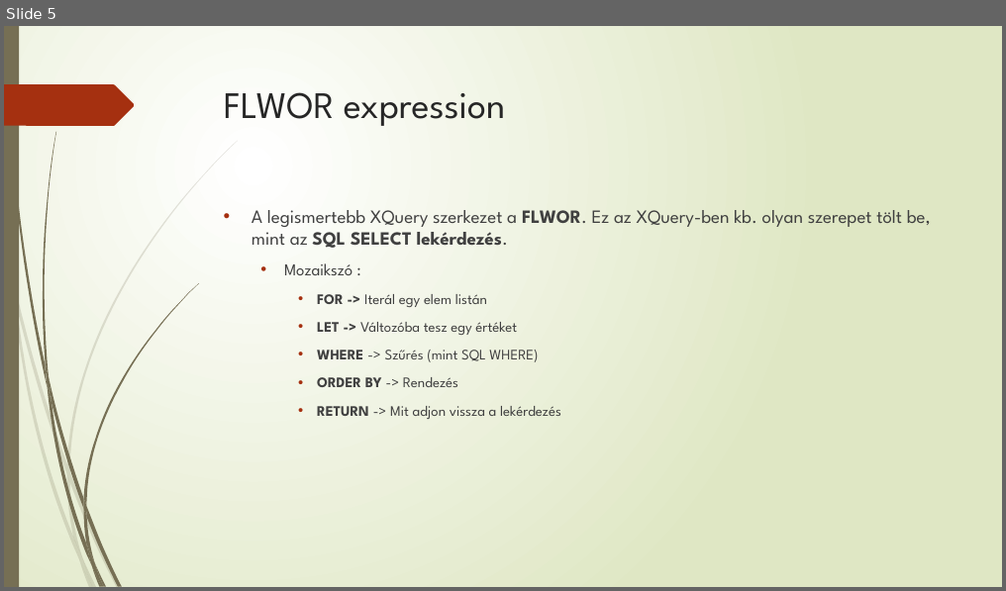
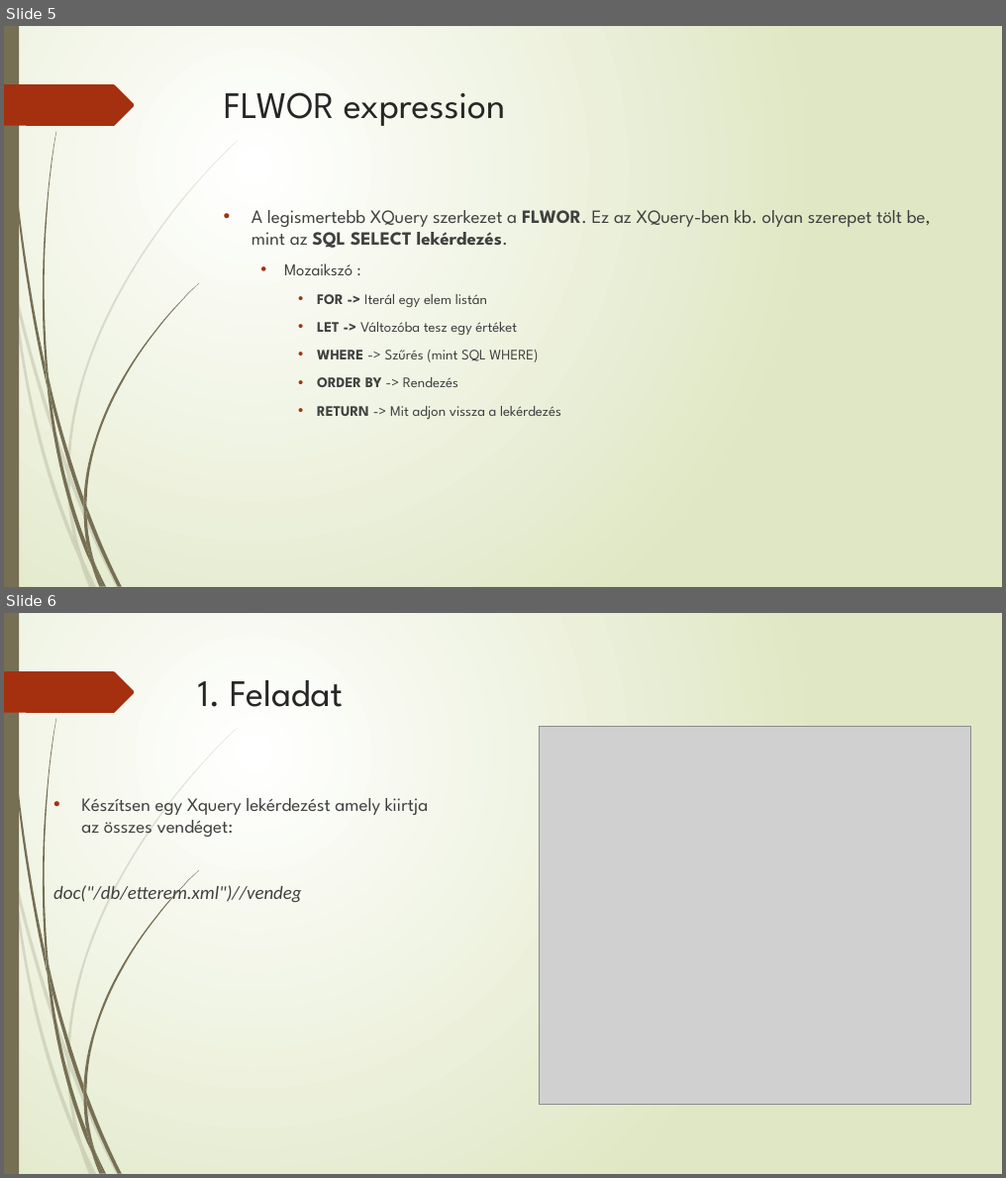
Before and after one commit to szaloczy/Y4O4X0_MDBPract, a slide deck: Y4O4X0_0318/Xquery.pptx. Shown one above the other, each under a label of ours: slide 5 before the commit, slides 5 and 6 after it. The pictures are 1006x591 and 1006x1178 pixels, drawn with LibreOffice and Linux fonts; fonts in the diff are those of the drawing; grey boxes stand for pictures. Boxes give left, top, right and bottom in pixels: in the first picture for what was removed or moved away, otherwise in the second. Text is boxed around its words. In the diff, an @@ line names an element or a change of style, - is before the commit and + after.

```diff
--- a/Y4O4X0_0318/Xquery.pptx
+++ b/Y4O4X0_0318/Xquery.pptx
@@ slide 6 added at (4, 613, 1002, 1174), background gradient #FFFFFF to #DFE8C4; not listed: 24 template elements that a slide beside it also shows @@
@@ title added at (198, 680, 343, 707), 36 pt, text #262626 @@
+1. Feladat
@@ picture added at (539, 726, 970, 1105) @@
@@ text added at (54, 798, 429, 904), 18 pt, text #404040 @@
+• Készítsen egy Xquery lekérdezést amely kiirtja az összes vendéget:
+doc("/db/etterem.xml")//vendeg
```
Also in this commit, not shown: 2 slides changed, 4 other slides added, 2 other files.
